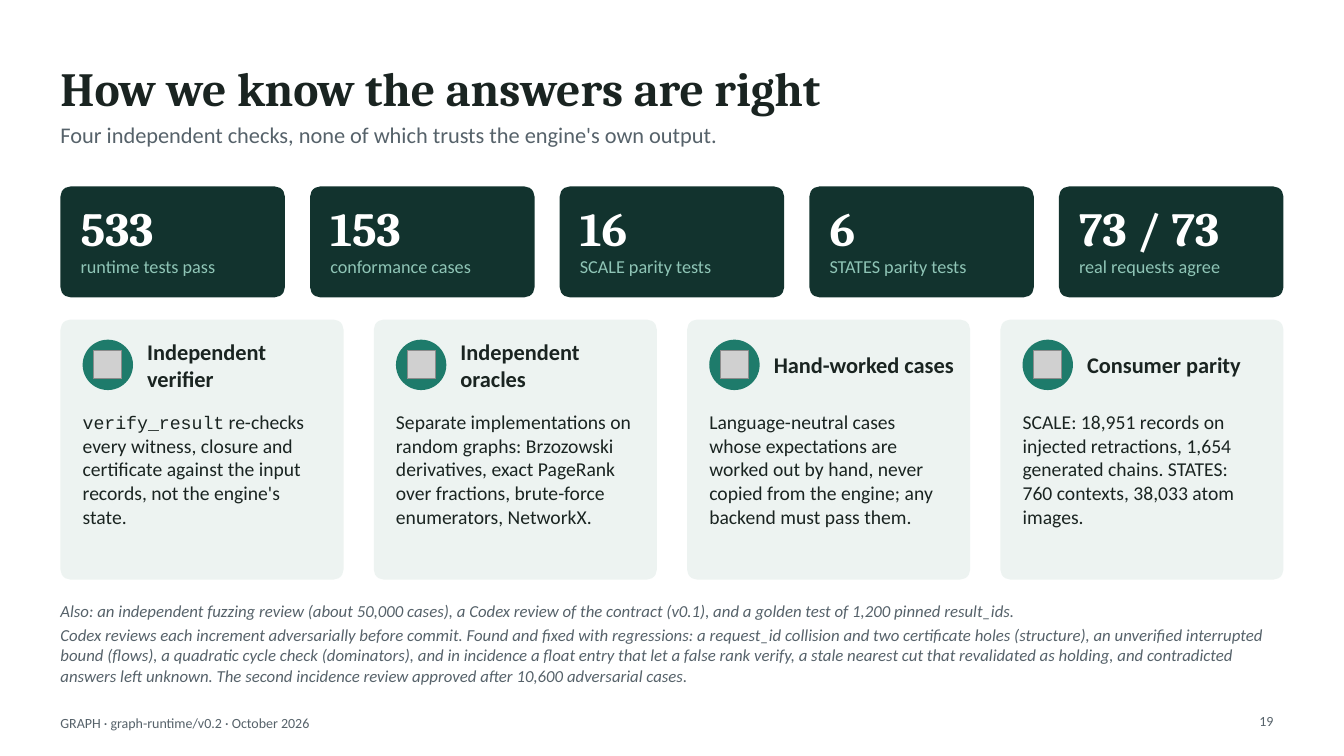
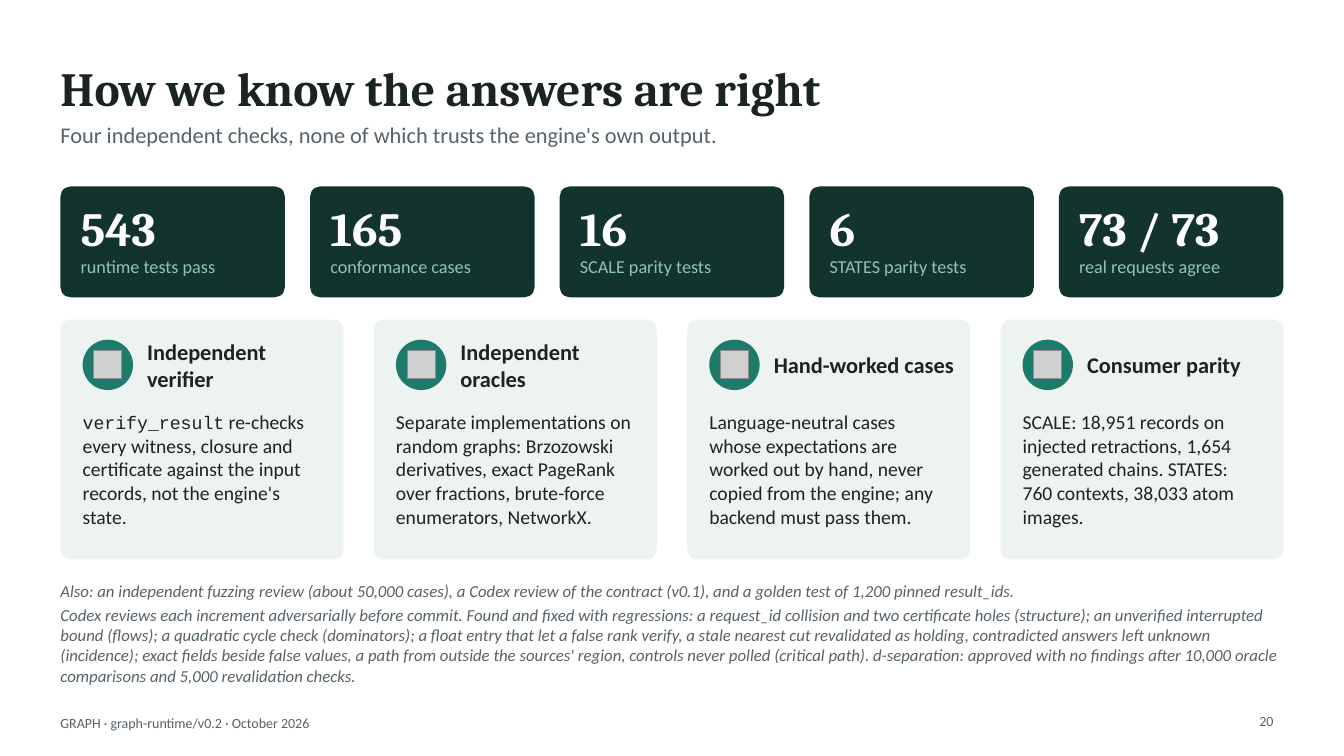
Before and after one commit to hlxin/graph, a slide deck: slide 20 of docs/GRAPH_slides.pptx (slide 19 before the commit). Drawn at 1344x756 pixels with LibreOffice and Linux fonts; fonts in the diff are those of the drawing; grey boxes stand for pictures. Boxes give left, top, right and bottom in pixels: in the first picture for what was removed or moved away, otherwise in the second. Text is boxed around its words. In the diff, an @@ line names an element or a change of style, - is before the commit and + after.

```diff
--- a/docs/GRAPH_slides.pptx
+++ b/docs/GRAPH_slides.pptx
@@ text at (81, 213, 156, 247): text changed @@
-533
+543
@@ text at (330, 214, 402, 247): text changed @@
-153
+165
@@ rounded rectangle: place and size @@
-rounded rectangle at (60, 320, 344, 580)
+rounded rectangle at (60, 320, 344, 560)
@@ rounded rectangle: place and size @@
-rounded rectangle at (374, 320, 657, 580)
+rounded rectangle at (374, 320, 657, 560)
@@ rounded rectangle: place and size @@
-rounded rectangle at (688, 320, 971, 580)
+rounded rectangle at (688, 320, 971, 560)
@@ proportions changed in 4 elements at (60, 320, 344, 560), (374, 320, 657, 560), (688, 320, 971, 560), (1000, 320, 1284, 560) @@
@@ rounded rectangle: place and size @@
-rounded rectangle at (1000, 320, 1284, 580)
+rounded rectangle at (1000, 320, 1284, 560)
@@ text "Also: an independent fuzzing review ...": place and size @@
-text "Also: an independent fuzzing review ..." at (60, 605, 1263, 685)
+text "Also: an independent fuzzing review ..." at (60, 585, 1277, 685)
@@ text at (60, 609, 1277, 685): text changed @@
-Codex reviews each increment adversarially before commit. Found and fixed with regressions: a request_id collision and two certificate holes (structure), an unverified interrupted bound (flows), a quadratic cycle check (dominators), and in incidence a float entry that let a false rank verify, a stale nearest cut that revalidated as holding, and contradicted answers left unknown. The second incidence review approved after 10,600 adversarial cases.
+Codex reviews each increment adversarially before commit. Found and fixed with regressions: a request_id collision and two certificate holes (structure); an unverified interrupted bound (flows); a quadratic cycle check (dominators); a float entry that let a false rank verify, a stale nearest cut revalidated as holding, contradicted answers left unknown (incidence); exact fields beside false values, a path from outside the sources' region, controls never polled (critical path). d-separation: approved with no findings after 10,000 oracle comparisons and 5,000 revalidation checks.
@@ page number at (1259, 717, 1273, 726): text changed @@
-19
+20
```
Also in this commit, not shown: 7 other slides changed, 1 slide added, 1 other file.
